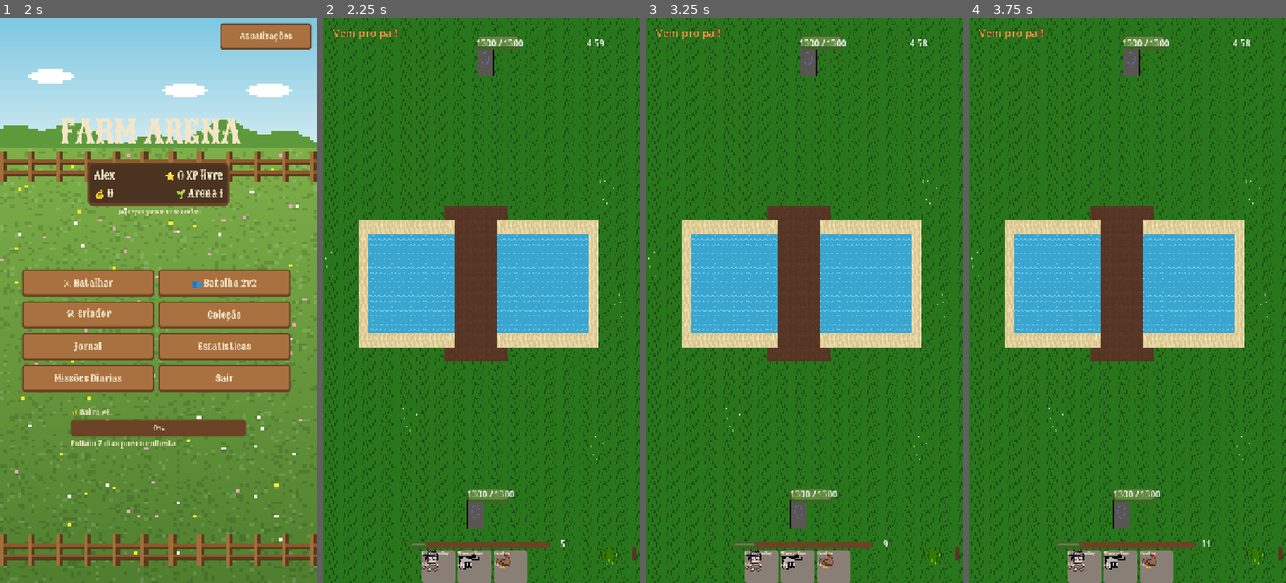
Above: before the commit, frames 1-4 (left to right).
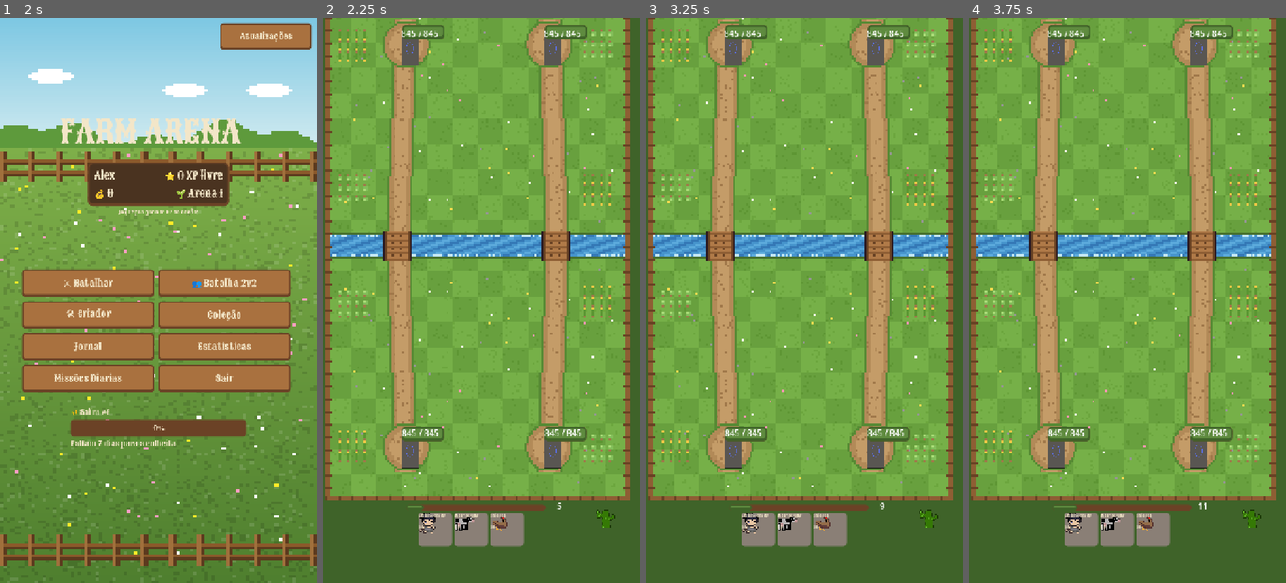
Above: after the commit, the same moments.

Repository: Generadevde/farmarena
Game: Godot game, scene res://Scenes/profile_setup.tscn
Same seed, same stepped clock (60 frames per second), same inputs: the game is played once before the commit and once after it. The engine's default icon, where the game draws it, is replaced by a stand-in: a white triangle on a blue panel in a dark square.
Inputs (mouse positions are in pixels of both pictures, inside the frame that each line leads up to):
- Up to frame 1 (2 s): click (148, 362) at 0.52 s; type "Alex" at 0.6 s; click "Criar" at 1.25 s
- Up to frame 2 (2.25 s): click "⚔ Batalhar" at 2 s
- Up to frame 3 (3.25 s): tap Enter at 2.75 s; move the mouse to (874, 272) at 2.77 s; click (874, 272) at 2.92 s
- Up to frame 4 (3.75 s): tap Space at 3.5 s; drag from (1064, 328) to (1121, 515) at 3.52 s

Frame 1 is identical in both runs. In frame 2, 87% of the frame differs, in the area x 0-100%, y 0-100%; in frame 3, 87%; in frame 4, 87%.

Commit message:
2.0 etapa 2: arena simétrica montada por código (cenário novo, rio com 2 pontes, caminhos de navegação), 2 torres por lado, vitória derrubando as duas (tempo: mais torres, depois mais vida); unidades e IA miram a torre mais próxima
Co-Authored-By: Claude Opus 5.5 <noreply@anthropic.com>
Claude-Session: https://claude.ai/code/session_01F2c9wwKpd4XWAaAeM55Dzi

Diff:
--- a/AI/battle_brain.gd
+++ b/AI/battle_brain.gd
@@ -44,8 +44,27 @@
 	return cost / count * (0.35 + 0.65 * hp_frac)
 
 
-static func get_base(tree: SceneTree, team) -> Node:
-	return tree.get_first_node_in_group("player_base" if team == GameManager.Team.PLAYER else "enemy_base")
+static func get_bases(tree: SceneTree, team) -> Array:
+	return tree.get_nodes_in_group("player_base" if team == GameManager.Team.PLAYER else "enemy_base").filter(
+		func(t): return is_instance_valid(t) and !t.is_queued_for_deletion())
+
+
+# torre do time mais perto de um ponto (ou a primeira, sem ponto)
+static func get_base(tree: SceneTree, team, near: Vector2 = Vector2.INF) -> Node:
+	var best = null
+	var best_d = INF
+	for t in get_bases(tree, team):
+		var d = 0.0 if near == Vector2.INF else near.distance_squared_to(t.global_position)
+		if best == null or d < best_d:
+			best = t
+			best_d = d
+	return best
+
+
+# centro da "linha de torres" do time (mesmo se uma já caiu)
+static func base_line(team) -> Vector2:
+	var y = ArenaBuilder.CENTER.y + (ArenaBuilder.TOWER_DY if team == GameManager.Team.PLAYER else -ArenaBuilder.TOWER_DY)
+	return Vector2(ArenaBuilder.CENTER.x, y)
 
 
 static func other_team(team):
@@ -57,16 +76,12 @@
 # lê o campo: todo inimigo (do ponto de vista de `my_team`) que está na
 # metade de cá do mapa, ou que está mirando nossa base/nossas construções
 static func analyze_threats(tree: SceneTree, my_team) -> Dictionary:
-	var my_base = get_base(tree, my_team)
-	var their_base = get_base(tree, other_team(my_team))
 	var result = {"units": [], "pressure": 0.0, "primary": null, "has_air": false,
 		"has_ground": false, "center": Vector2.ZERO, "max_danger": 0}
-	if my_base == null:
+	if get_bases(tree, my_team).is_empty():
 		return result
-
-	var total_dist = 1.0
-	if their_base != null:
-		total_dist = max(my_base.global_position.distance_to(their_base.global_position), 1.0)
+	var my_line = base_line(my_team)
+	var total_dist = max(my_line.distance_to(base_line(other_team(my_team))), 1.0)
 
 	var weight_sum = 0.0
 	var closest_d = INF
@@ -76,8 +91,9 @@
 		if u.stats.unit_type == UnitData.UnitType.BUILDING:
 			# construção inimiga só é ameaça se alcançar nossa área (raro) -- ignora
 			continue
-		var d_mine = u.global_position.distance_to(my_base.global_position)
-		var progress = 1.0 - clamp(d_mine / total_dist, 0.0, 1.0)  # 1 = colado na base
+		var near_tower = get_base(tree, my_team, u.global_position)
+		var d_mine = min(u.global_position.distance_to(near_tower.global_position), abs(u.global_position.y - my_line.y))
+		var progress = 1.0 - clamp(d_mine / total_dist, 0.0, 1.0)  # 1 = colado na torre
 		var targeting_us = u.target != null and is_instance_valid(u.target) and "team" in u.target and u.target.team == my_team
 		if progress < 0.45 and !targeting_us:
 			continue  # ainda do lado de lá do mapa
@@ -192,8 +208,7 @@
 		if n > 1:
 			candidates.append(sum / n)
 	if !want_allies and spell.affects_enemies and spell_total_damage(spell) > 0:
-		var eb = get_base(tree, other_team(caster_team))
-		if eb != null:
+		for eb in get_bases(tree, other_team(caster_team)):
 			candidates.append(eb.global_position)
 
 	var best = {"pos": Vector2.INF, "value": 0.0}
@@ -307,7 +322,7 @@
 # (puxa a ameaça pro centro)
 static func defensive_position(card: CardData, stats: UnitData, threat: Node, my_team, tree: SceneTree,
 		spawn_area: CollisionShape2D, battle: Node) -> Vector2:
-	var my_base = get_base(tree, my_team)
+	var my_base = get_base(tree, my_team, threat.global_position if threat != null else Vector2.INF)
 	if my_base == null or threat == null:
 		return battle._random_point_in_area(spawn_area)
 	var t = 0.3
@@ -343,11 +358,9 @@
 static func offensive_position(card: CardData, stats: UnitData, my_team, tree: SceneTree,
 		spawn_area: CollisionShape2D, battle: Node, lane_x: float) -> Vector2:
 	var rect = spawn_area.shape.get_rect()
-	var my_base = get_base(tree, my_team)
-	var their_base = get_base(tree, other_team(my_team))
 	var p = battle._random_point_in_area(spawn_area)
-	if my_base == null or their_base == null:
-		return p
+	var my_line = base_line(my_team)
+	var their_line = base_line(other_team(my_team))
 	# fração 0 = colado na base, 1 = linha de frente da área
 	var front = 0.85
 	if stats != null:
@@ -358,7 +371,7 @@
 		elif stats.unit_type == UnitData.UnitType.BUILDING:
 			return battle._get_building_placement(spawn_area, -1)
 	var global_rect_center = spawn_area.to_global(rect.position + rect.size / 2.0)
-	var toward_enemy = (their_base.global_position - my_base.global_position).normalized()
+	var toward_enemy = (their_line - my_line).normalized()
 	var depth = rect.size.y if abs(toward_enemy.y) > abs(toward_enemy.x) else rect.size.x
 	var pos = global_rect_center + toward_enemy * (front - 0.5) * depth * 0.9
 	pos.x = lerp(pos.x, lane_x, 0.75) + randf_range(-15, 15)
--- /dev/null
+++ b/Scripts/arena_builder.gd
@@ -0,0 +1,167 @@
+extends RefCounted
+class_name ArenaBuilder
+
+# ARENA 2.0 -- monta o campo inteiro POR CÓDIGO, simétrico entre jogador
+# (embaixo) e bot (em cima), com DUAS torres por lado, lado a lado.
+# As medidas batem com o cenário desenhado em ci/tools/arte/arena.py
+# (cenário 144x240 px, ampliado 4x).
+
+const SCALE = 4.0
+const CENTER = Vector2(0, -240)          # meio do mapa (no rio)
+const HALF = Vector2(288, 480)           # meio-tamanho do mapa (576 x 960)
+const MARGIN = 10.0                      # folga da cerca
+const RIVER_HALF = 20.0
+const BRIDGE_X = 150.0
+const BRIDGE_HALF = 24.0                 # meia-largura útil da ponte (desenho tem 28)
+const TOWER_DX = 135.0
+const TOWER_DY = 380.0
+const TOWER_HP_FRACTION = 0.65           # cada torre tem 65% da vida da base (2 torres = 130%)
+const CAMERA_ZOOM = 1.2
+const CAMERA_OFFSET_Y = 95.0             # câmera um pouco abaixo do meio (espaço pras cartas embaixo)
+const BG_PATH = "res://Resources/arena/arena_bg.png"
+
+
+static func tower_positions(team) -> Array:
+	var y = CENTER.y + (TOWER_DY if team == GameManager.Team.PLAYER else -TOWER_DY)
+	return [Vector2(CENTER.x - TOWER_DX, y), Vector2(CENTER.x + TOWER_DX, y)]
+
+
+# área onde cada lado pode soltar tropa (a sua metade inteira, sem o rio)
+static func spawn_rect(team) -> Rect2:
+	var w = (HALF.x - MARGIN) * 2.0
+	var h = HALF.y - RIVER_HALF - MARGIN - 6.0
+	if team == GameManager.Team.PLAYER:
+		return Rect2(CENTER.x - w / 2.0, CENTER.y + RIVER_HALF + 6.0, w, h)
+	return Rect2(CENTER.x - w / 2.0, CENTER.y - HALF.y + MARGIN, w, h)
+
+
+static func build(battle: Node):
+	_clear_old(battle)
+	_background(battle)
+	_navigation(battle)
+	_towers(battle)
+	_spawn_areas(battle)
+	_camera(battle)
+
+
+static func _clear_old(battle: Node):
+	for child in battle.get_children():
+		if child is NavigationRegion2D or child.name == "arena":
+			battle.remove_child(child)
+			child.queue_free()
+
+
+static func _background(battle: Node):
+	var tex: Texture2D = ArenaManager.get_background(PlayerProfile.arena_index)
+	if tex == null and ResourceLoader.exists(BG_PATH):
+		tex = load(BG_PATH)
+	if tex == null:
+		return
+	var bg = Sprite2D.new()
+	bg.name = "ArenaBackground"
+	bg.texture = tex
+	bg.centered = true
+	bg.position = CENTER
+	bg.scale = Vector2(HALF.x * 2.0 / tex.get_width(), HALF.y * 2.0 / tex.get_height())
+	bg.z_index = -100
+	bg.texture_filter = CanvasItem.TEXTURE_FILTER_NEAREST
+	battle.add_child(bg)
+	battle.move_child(bg, 0)
+
+
+# caminhos: chão (camada 1) = as duas metades + as 2 pontes; água (camada
+# 2) = o rio, só pra aérea e quem atravessa água. As bordas que se
+# encostam usam OS MESMOS pontos, então os pedaços se ligam sozinhos
+static func _navigation(battle: Node):
+	var x0 = CENTER.x - HALF.x + MARGIN
+	var x1 = CENTER.x + HALF.x - MARGIN
+	var y_top = CENTER.y - HALF.y + MARGIN
+	var y_bot = CENTER.y + HALF.y - MARGIN
+	var rt = CENTER.y - RIVER_HALF
+	var rb = CENTER.y + RIVER_HALF
+	var lb0 = CENTER.x - BRIDGE_X - BRIDGE_HALF
+	var lb1 = CENTER.x - BRIDGE_X + BRIDGE_HALF
+	var rb0 = CENTER.x + BRIDGE_X - BRIDGE_HALF
+	var rb1 = CENTER.x + BRIDGE_X + BRIDGE_HALF
+
+	var ground = _poly_builder()
+	_add_poly(ground, [Vector2(x0, rb), Vector2(lb0, rb), Vector2(lb1, rb), Vector2(rb0, rb), Vector2(rb1, rb), Vector2(x1, rb), Vector2(x1, y_bot), Vector2(x0, y_bot)])
+	_add_poly(ground, [Vector2(x0, y_top), Vector2(x1, y_top), Vector2(x1, rt), Vector2(rb1, rt), Vector2(rb0, rt), Vector2(lb1, rt), Vector2(lb0, rt), Vector2(x0, rt)])
+	_add_poly(ground, [Vector2(lb0, rt), Vector2(lb1, rt), Vector2(lb1, rb), Vector2(lb0, rb)])
+	_add_poly(ground, [Vector2(rb0, rt), Vector2(rb1, rt), Vector2(rb1, rb), Vector2(rb0, rb)])
+	_make_region(battle, "NavChao", ground, 0b01)
+
+	var water = _poly_builder()
+	_add_poly(water, [Vector2(x0, rt), Vector2(lb0, rt), Vector2(lb0, rb), Vector2(x0, rb)])
+	_add_poly(water, [Vector2(lb1, rt), Vector2(rb0, rt), Vector2(rb0, rb), Vector2(lb1, rb)])
+	_add_poly(water, [Vector2(rb1, rt), Vector2(x1, rt), Vector2(x1, rb), Vector2(rb1, rb)])
+	_make_region(battle, "NavAgua", water, 0b10)
+
+
+static func _poly_builder() -> Dictionary:
+	return {"verts": PackedVector2Array(), "index": {}, "polys": []}
+
+
+static func _add_poly(b: Dictionary, pts: Array):
+	var idx = PackedInt32Array()
+	for p in pts:
+		var key = "%d,%d" % [int(round(p.x)), int(round(p.y))]
+		if !b["index"].has(key):
+			b["index"][key] = b["verts"].size()
+			b["verts"].append(p)
+		idx.append(b["index"][key])
+	b["polys"].append(idx)
+
+
+static func _make_region(battle: Node, region_name: String, b: Dictionary, layers: int):
+	var np = NavigationPolygon.new()
+	np.vertices = b["verts"]
+	for idx in b["polys"]:
+		np.add_polygon(idx)
+	var region = NavigationRegion2D.new()
+	region.name = region_name
+	region.navigation_layers = layers
+	region.navigation_polygon = np
+	battle.add_child(region)
+
+
+# usa as bases da cena como torre 1 e cria uma cópia de cada como torre 2
+static func _towers(battle: Node):
+	for team in [GameManager.Team.PLAYER, GameManager.Team.ENEMY]:
+		var group = "player_base" if team == GameManager.Team.PLAYER else "enemy_base"
+		var first = battle.get_tree().get_first_node_in_group(group)
+		if first == null:
+			continue
+		var pos = tower_positions(team)
+		first.position = battle.to_local(pos[0])
+		first.name = ("Torre_Jogador_" if team == GameManager.Team.PLAYER else "Torre_Bot_") + "1"
+		var second = first.duplicate()
+		second.name = ("Torre_Jogador_" if team == GameManager.Team.PLAYER else "Torre_Bot_") + "2"
+		battle.add_child(second)
+		second.position = battle.to_local(pos[1])
+
+
+static func _spawn_areas(battle: Node):
+	for team in [GameManager.Team.PLAYER, GameManager.Team.ENEMY]:
+		var area_name = "SpawnPlayerArea" if team == GameManager.Team.PLAYER else "SpawnEnemyArea"
+		var area = battle.get_node_or_null(area_name)
+		if area == null:
+			continue
+		var col: CollisionShape2D = area.get_node("CollisionShape2D")
+		var r = spawn_rect(team)
+		var shape = RectangleShape2D.new()
+		shape.size = r.size
+		col.shape = shape
+		col.scale = Vector2.ONE
+		col.rotation = 0
+		area.position = Vector2.ZERO
+		area.scale = Vector2.ONE
+		col.position = battle.to_local(r.get_center())
+
+
+static func _camera(battle: Node):
+	var cam: Camera2D = battle.get_node_or_null("Camera2D")
+	if cam == null:
+		return
+	cam.position = battle.to_local(CENTER + Vector2(0, CAMERA_OFFSET_Y))
+	cam.zoom = Vector2(CAMERA_ZOOM, CAMERA_ZOOM)
--- a/Scripts/batlhe_scene.gd
+++ b/Scripts/batlhe_scene.gd
@@ -147,7 +147,7 @@
 
 
 func _load_arena_middle_scenery():
-	_apply_custom_arena_background()
+	pass  # o fundo (inclusive o do Criador de Arenas) agora é posto pelo ArenaBuilder
 	var container = get_tree().get_first_node_in_group("arena_middle_container")
 	if container == null:
 		# cena ainda não tem o container reservado pro cenário trocável --
@@ -241,6 +241,9 @@
 
 	add_to_group("battle_scene")
 
+	# arena 2.0: campo simétrico, 2 torres por lado, caminhos, câmera
+	ArenaBuilder.build(self)
+
 	_setup_hud_anchors()
 
 	if !MatchSetup.replay_data.is_empty():
@@ -473,9 +476,10 @@
 
 
 func _install_base_data_on(group_name: String, base_data: BaseData, level: int = 1):
-	var base_node = get_tree().get_first_node_in_group(group_name)
-	if base_node != null:
+	# as DUAS torres do lado usam a base equipada; cada uma com uma fração da vida
+	for base_node in get_tree().get_nodes_in_group(group_name):
 		base_node.install_base_data(base_data, level)
+		base_node.scale_hp(ArenaBuilder.TOWER_HP_FRACTION)
 
 
 func _show_opponent_name():
@@ -545,15 +549,78 @@
 
 
 func _connect_base_signals():
-	var player_base = get_tree().get_first_node_in_group("player_base")
-	var enemy_base = get_tree().get_first_node_in_group("enemy_base")
-
-	if player_base != null:
-		player_base.destroyed.connect(_on_base_destroyed)
-		player_base.damaged.connect(_on_player_base_damaged)
-	if enemy_base != null:
-		enemy_base.destroyed.connect(_on_base_destroyed)
-		enemy_base.damaged.connect(_on_enemy_base_damaged)
+	for t in get_tree().get_nodes_in_group("player_base"):
+		t.destroyed.connect(_on_base_destroyed)
+		t.damaged.connect(_on_player_base_damaged)
+	for t in get_tree().get_nodes_in_group("enemy_base"):
+		t.destroyed.connect(_on_base_destroyed)
+		t.damaged.connect(_on_enemy_base_damaged)
+
+
+# ---------------------------------------------------------------- torres
+# 2 torres por lado: ganha quem derrubar AS DUAS. Se o tempo acabar, ganha
+# quem derrubou mais torres; empatou nisso, ganha quem tirou mais vida no
+# total (soma da vida que sobrou nas torres de cada um)
+var towers_destroyed = {GameManager.Team.PLAYER: 0, GameManager.Team.ENEMY: 0}
+
+
+func _alive_towers(team) -> Array:
+	var group = "player_base" if team == GameManager.Team.PLAYER else "enemy_base"
+	return get_tree().get_nodes_in_group(group).filter(func(t): return is_instance_valid(t) and !t.is_queued_for_deletion() and t.hp > 0)
+
+
+func _tower_health_fraction(team) -> float:
+	var group = "player_base" if team == GameManager.Team.PLAYER else "enemy_base"
+	var total = 0.0
+	for t in get_tree().get_nodes_in_group(group):
+		if is_instance_valid(t) and !t.is_queued_for_deletion() and t.max_hp > 0:
+			total += float(t.hp) / t.max_hp
+	return total / 2.0
+
+
+func _on_base_destroyed(team):
+	if match_over:
+		return
+	towers_destroyed[team] += 1
+	if _alive_towers(team).is_empty():
+		_end_match(team)
+		return
+	_show_tower_down_banner(team)
+
+
+func _show_tower_down_banner(team):
+	var l = Label.new()
+	l.text = "🏚 Torre do bot derrubada!" if team == GameManager.Team.ENEMY else "🏚 Sua torre caiu!"
+	l.add_theme_font_size_override("font_size", 30)
+	l.add_theme_color_override("font_color", Color(1, 0.9, 0.4) if team == GameManager.Team.ENEMY else Color(1, 0.5, 0.45))
+	l.add_theme_color_override("font_outline_color", Color(0.1, 0.05, 0.05))
+	l.add_theme_constant_override("outline_size", 8)
+	l.horizontal_alignment = HORIZONTAL_ALIGNMENT_CENTER
+	l.position = to_local(ArenaBuilder.CENTER) + Vector2(-220, -30)
+	l.custom_minimum_size = Vector2(440, 0)
+	l.z_index = 100
+	add_child(l)
+	var tw = create_tween()
+	tw.tween_property(l, "scale", Vector2(1.1, 1.1), 0.15)
+	tw.tween_property(l, "scale", Vector2.ONE, 0.15)
+	tw.tween_interval(1.4)
+	tw.tween_property(l, "modulate:a", 0.0, 0.5)
+	tw.tween_callback(l.queue_free)
+
+
+# tempo acabou: decide pelas torres derrubadas e depois pela vida
+func _resolve_time_up():
+	var down_mine = towers_destroyed[GameManager.Team.PLAYER]
+	var down_bot = towers_destroyed[GameManager.Team.ENEMY]
+	if down_bot != down_mine:
+		_end_match(GameManager.Team.ENEMY if down_bot > down_mine else GameManager.Team.PLAYER)
+		return
+	var mine = _tower_health_fraction(GameManager.Team.PLAYER)
+	var bot = _tower_health_fraction(GameManager.Team.ENEMY)
+	if abs(mine - bot) < 0.01:
+		_end_match_as_draw()
+	else:
+		_end_match(GameManager.Team.ENEMY if bot < mine else GameManager.Team.PLAYER)
 
 
 # ativa o "modo vingança" por um tempo, se o bot tiver essa estratégia ligada
@@ -619,7 +686,8 @@
 	vbox.add_child(continue_button)
 
 
-func _on_base_destroyed(team):
+# fim de partida: `team` = lado que PERDEU
+func _end_match(team):
 	if match_over:
 		return
 	match_over = true
@@ -913,7 +981,7 @@
 				extra_ai.on_double_time()
 
 	if _battle_time_remaining <= 0.0:
-		_end_match_as_draw()
+		_resolve_time_up()
 
 
 # timer zerou sem ninguém destruir a base do outro -- empata a partida.
@@ -1319,7 +1387,10 @@
 	# se a base oposta estiver bem fraca, prioriza terminar o serviço --
 	# não 100% das vezes (senão fica óbvio/robótico demais), mas na maioria
 	var opposing_base_group = "player_base" if caster_team == GameManager.Team.ENEMY else "enemy_base"
-	var target_base = get_tree().get_first_node_in_group(opposing_base_group)
+	var target_base = null
+	for t in get_tree().get_nodes_in_group(opposing_base_group):
+		if target_base == null or t.hp < target_base.hp:
+			target_base = t  # a torre mais fraca
 	if target_base != null and "hp" in target_base and "max_hp" in target_base and target_base.max_hp > 0:
 		var hp_fraction = float(target_base.hp) / target_base.max_hp
 		if hp_fraction < 0.3 and randf() < 0.7:
@@ -1367,8 +1438,8 @@
 # (só diz "tem ameaça, sim/não"), essa dá a POSIÇÃO e a CATEGORIA de quem tá
 # atacando, pra IA conseguir escolher a carta certa e defender no lugar certo
 func _get_nearest_threat(base_group: String, threat_team, radius: float = THREAT_DETECTION_RADIUS) -> Node:
-	var base_node = get_tree().get_first_node_in_group(base_group)
-	if base_node == null:
+	var towers = get_tree().get_nodes_in_group(base_group)
+	if towers.is_empty():
 		return null
 
 	var closest = null
@@ -1377,10 +1448,11 @@
 	for body in get_tree().get_nodes_in_group("damageable"):
 		if !("team" in body) or body.team != threat_team:
 			continue
-		var dist = body.global_position.distance_to(base_node.global_position)
-		if dist <= closest_dist:
-			closest_dist = dist
-			closest = body
+		for base_node in towers:
+			var dist = body.global_position.distance_to(base_node.global_position)
+			if dist <= closest_dist:
+				closest_dist = dist
+				closest = body
 
 	return closest
 
@@ -1658,7 +1730,8 @@
 # combate já em andamento). Sem base nem unidade nenhuma em campo (raro),
 # cai pra um ponto qualquer dentro da própria área do jogador
 func _choose_offensive_anywhere_position() -> Vector2:
-	var player_base = get_tree().get_first_node_in_group("player_base")
+	var towers = get_tree().get_nodes_in_group("player_base")
+	var player_base = towers[randi() % towers.size()] if !towers.is_empty() else null
 
 	if player_base != null and randf() < 0.7:
 		return player_base.global_position + Vector2(randf_range(-40, 40), randf_range(-40, 40))
--- a/Scripts/unit_base.gd
+++ b/Scripts/unit_base.gd
@@ -163,9 +163,7 @@
 		if battle != null and battle.has_method("add_storage_capacity"):
 			battle.add_storage_capacity(team, stats.storage_capacity_bonus)
 
-	enemy_base = get_tree().get_first_node_in_group(
-		"enemy_base" if team == GameManager.Team.PLAYER else "player_base"
-	)
+	_refresh_enemy_tower()
 
 
 func _apply_unit_scale():
@@ -496,7 +494,25 @@
 
 # ---------- MOVIMENTO ----------
 
+# 2 torres por lado: anda pra torre inimiga MAIS PERTO (a da "sua" rota) e
+# troca sozinha quando ela cai
+func _refresh_enemy_tower():
+	var group = "enemy_base" if team == GameManager.Team.PLAYER else "player_base"
+	var best = null
+	var best_d = INF
+	for t in get_tree().get_nodes_in_group(group):
+		if !is_instance_valid(t) or t.is_queued_for_deletion() or ("hp" in t and t.hp <= 0):
+			continue
+		var d = global_position.distance_squared_to(t.global_position)
+		if d < best_d:
+			best_d = d
+			best = t
+	enemy_base = best
+
+
 func _move_towards_base():
+	if enemy_base == null or !is_instance_valid(enemy_base) or enemy_base.is_queued_for_deletion():
+		_refresh_enemy_tower()
 	if _is_rooted():
 		_set_nav_velocity(Vector2.ZERO)
 		return
--- a/ci/battle_test.gd
+++ b/ci/battle_test.gd
@@ -44,6 +44,10 @@
 		return
 	if mode == "congelar":
 		await _freeze_test()
+		get_tree().quit()
+		return
+	if mode == "torres":
+		await _towers_test()
 		get_tree().quit()
 		return
 	if mode == "tornado":
@@ -117,6 +121,45 @@
 		sheet.blend_rect(img, Rect2i(0, 0, 128, 128), Vector2i((i % 6) * 136 + 4, (i / 6) * 136 + 4))
 	sheet.save_png("user://arte_gerada.png")
 	print("TESTE arte salva em ", ProjectSettings.globalize_path("user://arte_gerada.png"))
+
+
+func _towers_test():
+	await get_tree().process_frame
+	await get_tree().process_frame
+	await get_tree().physics_frame
+	await get_tree().physics_frame
+	battle.get_node("Timer").stop()
+	battle.set_process(false)
+	var mine = get_tree().get_nodes_in_group("player_base")
+	var bots = get_tree().get_nodes_in_group("enemy_base")
+	var mp = mine.map(func(t): return t.global_position.round())
+	var bp = bots.map(func(t): return t.global_position.round())
+	var c = ArenaBuilder.CENTER
+	var mirror_ok = true
+	for p in mp:
+		var mirrored = Vector2(p.x, 2 * c.y - p.y)
+		if !bp.any(func(q): return q.distance_to(mirrored) < 2.0):
+			mirror_ok = false
+	print("RESULTADO torres: jogador=", mp, " bot=", bp, " | espelhadas? ", mirror_ok, " | vida cada=", mine.map(func(t): return t.max_hp))
+	# caminho de uma tropa do jogador até a torre inimiga da esquerda
+	var map_rid = battle.get_world_2d().navigation_map
+	var from = ArenaBuilder.tower_positions(GameManager.Team.PLAYER)[0] + Vector2(0, -60)
+	var to = ArenaBuilder.tower_positions(GameManager.Team.ENEMY)[0]
+	var path = NavigationServer2D.map_get_path(map_rid, from, to, true, 0b01)
+	var crosses_bridge = false
+	for pt in path:
+		if abs(pt.y - c.y) <= ArenaBuilder.RIVER_HALF + 1 and abs(abs(pt.x - c.x) - ArenaBuilder.BRIDGE_X) <= ArenaBuilder.BRIDGE_HALF + 1:
+			crosses_bridge = true
+	var reaches = !path.is_empty() and path[-1].distance_to(to) < 30.0
+	print("RESULTADO caminho: ", path.size(), " pontos, chega na torre? ", reaches, " | passa pela ponte? ", crosses_bridge)
+	# derruba uma torre do bot: partida continua; derruba a outra: acaba
+	bots[0].take_damage(999999)
+	await get_tree().process_frame
+	var after_one = battle.match_over
+	bots[1].take_damage(999999)
+	await get_tree().process_frame
+	print("RESULTADO vitória: acabou com 1 torre? ", after_one, " (esperado false) | acabou com 2? ", battle.match_over, " (esperado true)")
+	get_tree().paused = false
 
 
 func _find_card(fn: Callable) -> CardData:
Binary file added: Resources/arena/arena_bg.png
